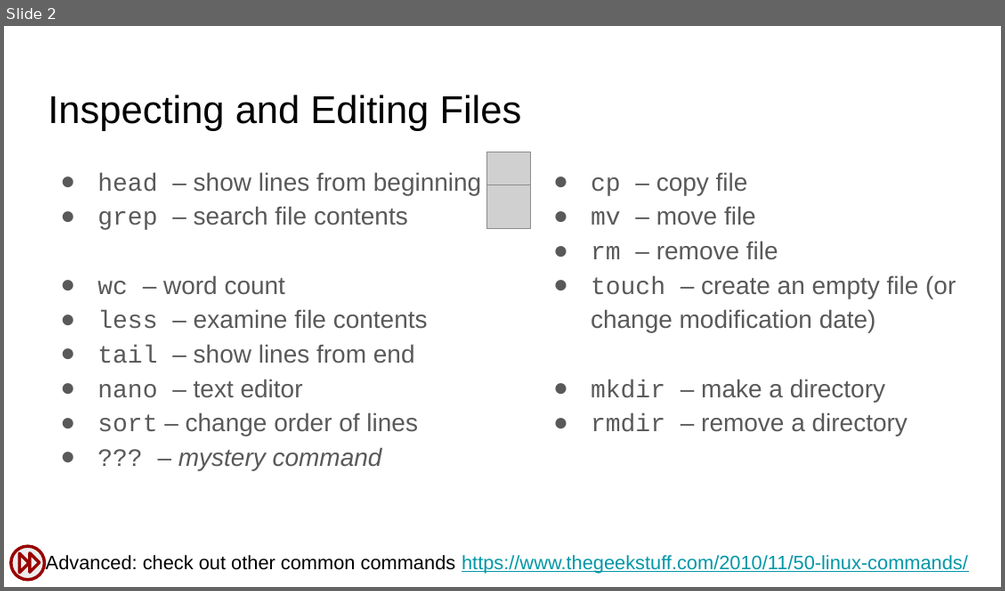
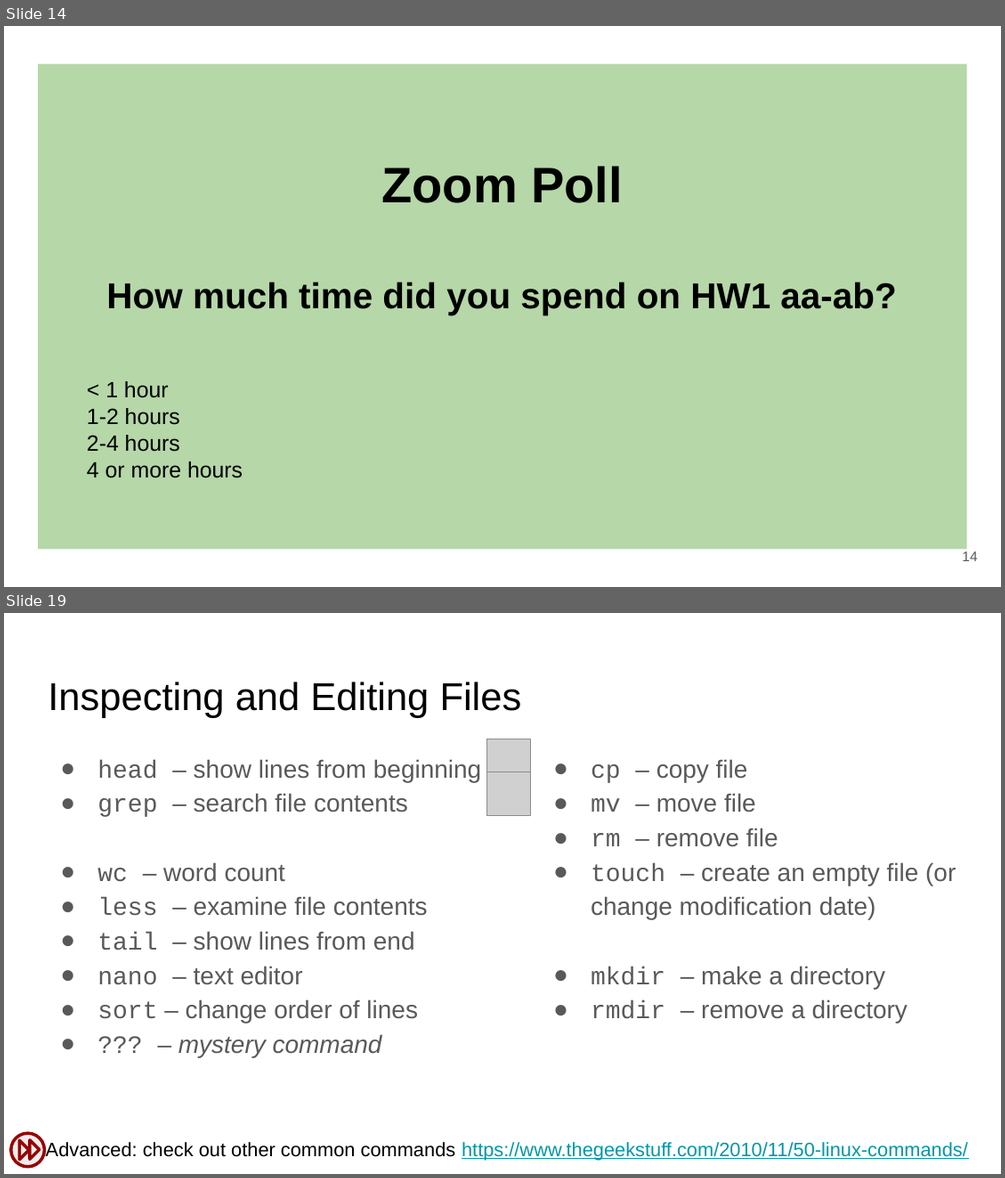
Before and after one commit to SuLab/Applied-Bioinformatics, a slide deck: Lectures/A1.b_Bash-redirections-pipes.pptx. Shown one above the other, each under a label of ours: slide 2 before the commit, slides 14 and 19 after it; the slides between them are not shown. The pictures are 1005x591 and 1005x1178 pixels, drawn with LibreOffice and Linux fonts; fonts in the diff are those of the drawing; grey boxes stand for pictures. Boxes give left, top, right and bottom in pixels: in the first picture for what was removed or moved away, otherwise in the second. Text is boxed around its words. In the diff, an @@ line names an element or a change of style, - is before the commit and + after.

```diff
--- a/Lectures/A1.b_Bash-redirections-pipes.pptx
+++ b/Lectures/A1.b_Bash-redirections-pipes.pptx
@@ slide 14 added at (x1=4, y1=26, x2=1001, y2=587), background #FFFFFF @@
@@ rectangle added at (x1=38, y1=64, x2=967, y2=549), fill #B6D7A8 @@
@@ title added at (x1=87, y1=281, x2=896, y2=478), 16 pt, text #000000, bold @@
+Zoom Poll
+How much time did you spend on HW1 aa-ab?
+< 1 hour
+1-2 hours
+2-4 hours
+4 or more hours
@@ page number added at (x1=962, y1=551, x2=977, y2=561), 10 pt, text #595959 @@
+14
@@ what was slide 2 is now slide 19 @@
```
Also in this commit, not shown: 1 slide changed, 17 other slides added, 1 slide removed.
